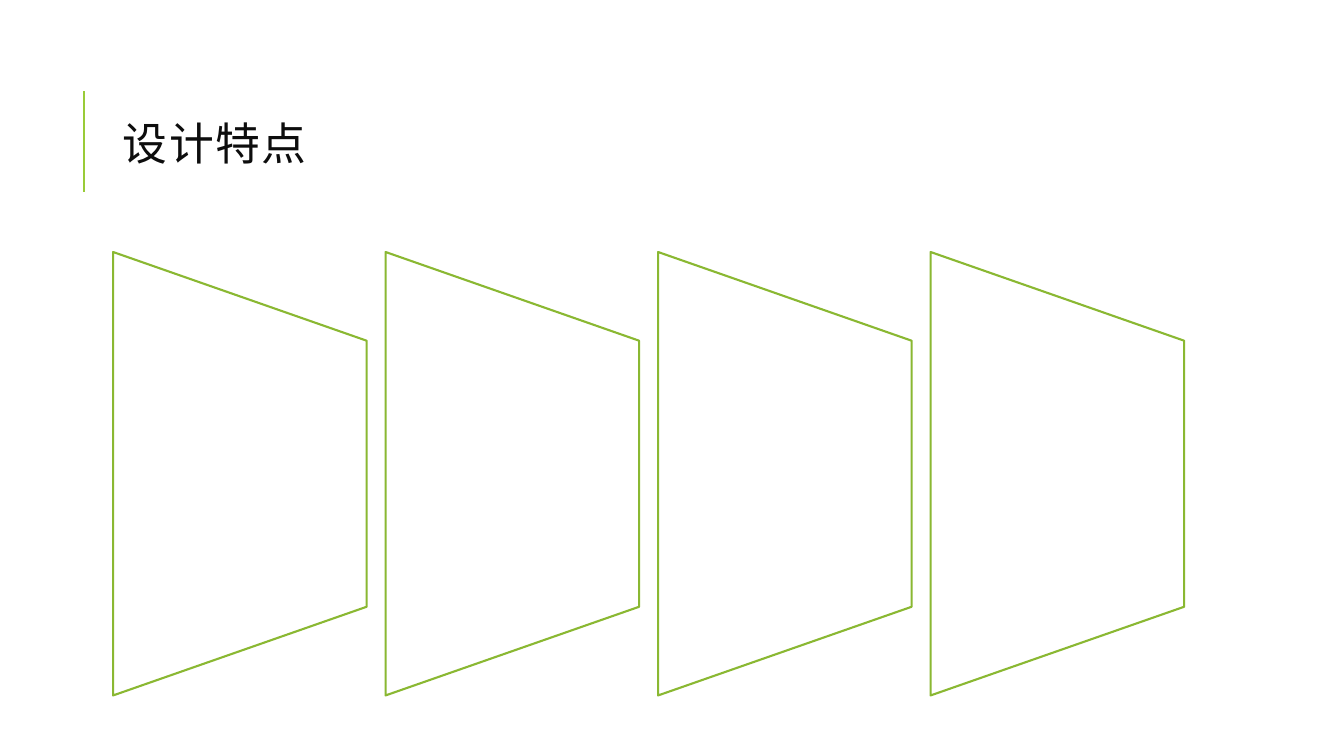
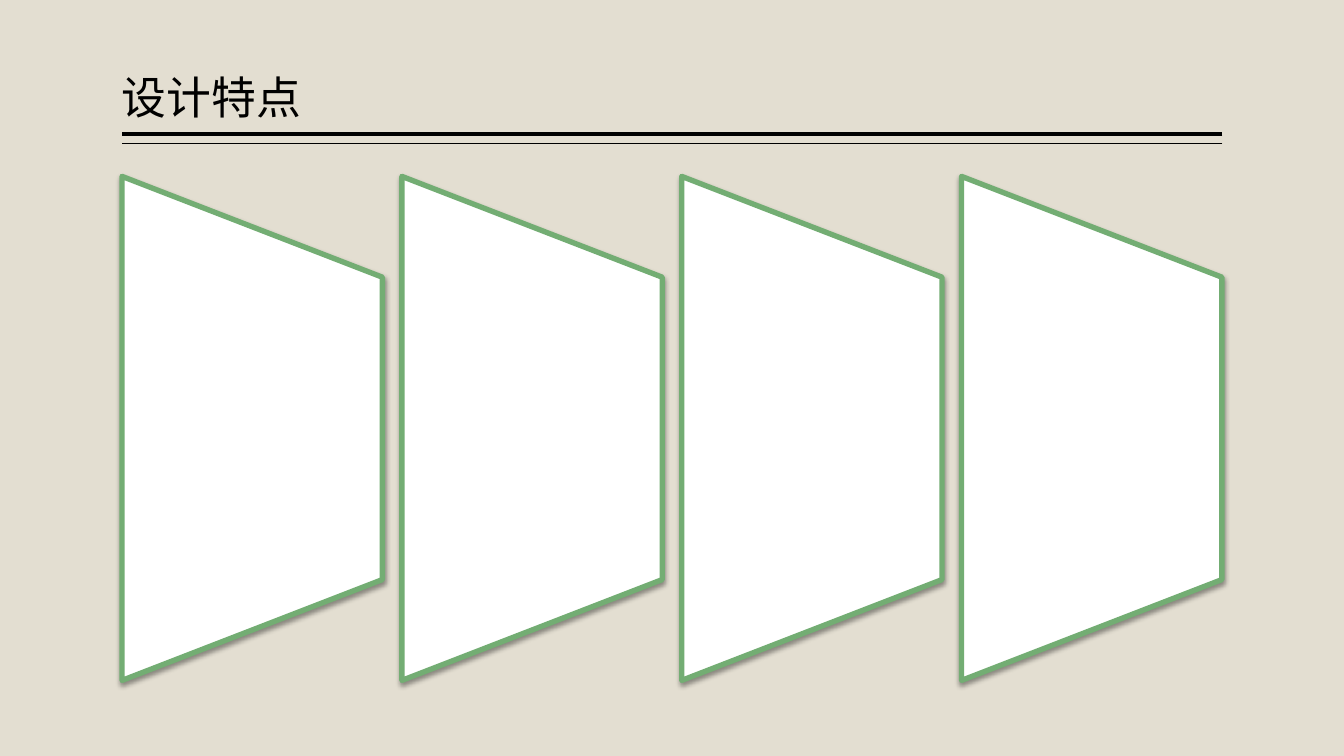
Before and after one commit to jzgi/chainfx, a slide deck: slide 7 of Docs/品链框架.pptx. Drawn at 1344x756 pixels with LibreOffice and Linux fonts; fonts in the diff are those of the drawing. Boxes give left, top, right and bottom in pixels: in the first picture for what was removed or moved away, otherwise in the second. Text is boxed around its words. In the diff, an @@ line names an element or a change of style, - is before the commit and + after.

```diff
--- a/Docs/品链框架.pptx
+++ b/Docs/品链框架.pptx
@@ background #FFFFFF to #E3DED1 @@
@@ title "设计特点": place and size @@
-title "设计特点" at bbox=[123, 122, 306, 164]
+title "设计特点" at bbox=[122, 76, 301, 118]
@@ title "设计特点" at bbox=[122, 76, 301, 118]: text colour #0D0D0D to #000000, letter spacing 1 to 0 pt; line spacing 0.8 to 0.9; vertical alignment middle to bottom @@
@@ line removed from (84, 192) to (84, 91) @@
@@ line added from (1223, 134) to (122, 134), #000000 3 pt @@
@@ line added from (1223, 144) to (122, 144), #000000 1 pt @@
@@ flow chart manual operation: place and size @@
-flow chart manual operation at bbox=[113, 252, 366, 695]
+flow chart manual operation at bbox=[122, 176, 382, 681]
@@ flow chart manual operation: place and size @@
-flow chart manual operation at bbox=[386, 252, 639, 695]
+flow chart manual operation at bbox=[402, 176, 662, 681]
@@ flow chart manual operation: place and size @@
-flow chart manual operation at bbox=[659, 252, 912, 695]
+flow chart manual operation at bbox=[682, 176, 942, 681]
@@ outline #8BB833 1.5 pt to #73AD73 3.82 pt; shadow on in 4 elements at bbox=[122, 176, 382, 681], bbox=[402, 176, 662, 681], bbox=[682, 176, 942, 681], bbox=[962, 176, 1222, 681] @@
@@ flow chart manual operation: place and size @@
-flow chart manual operation at bbox=[931, 252, 1184, 695]
+flow chart manual operation at bbox=[962, 176, 1222, 681]
```
Also in this commit, not shown: 4 other slides changed, 3 slides added, 16 slides removed, 1 other file.
